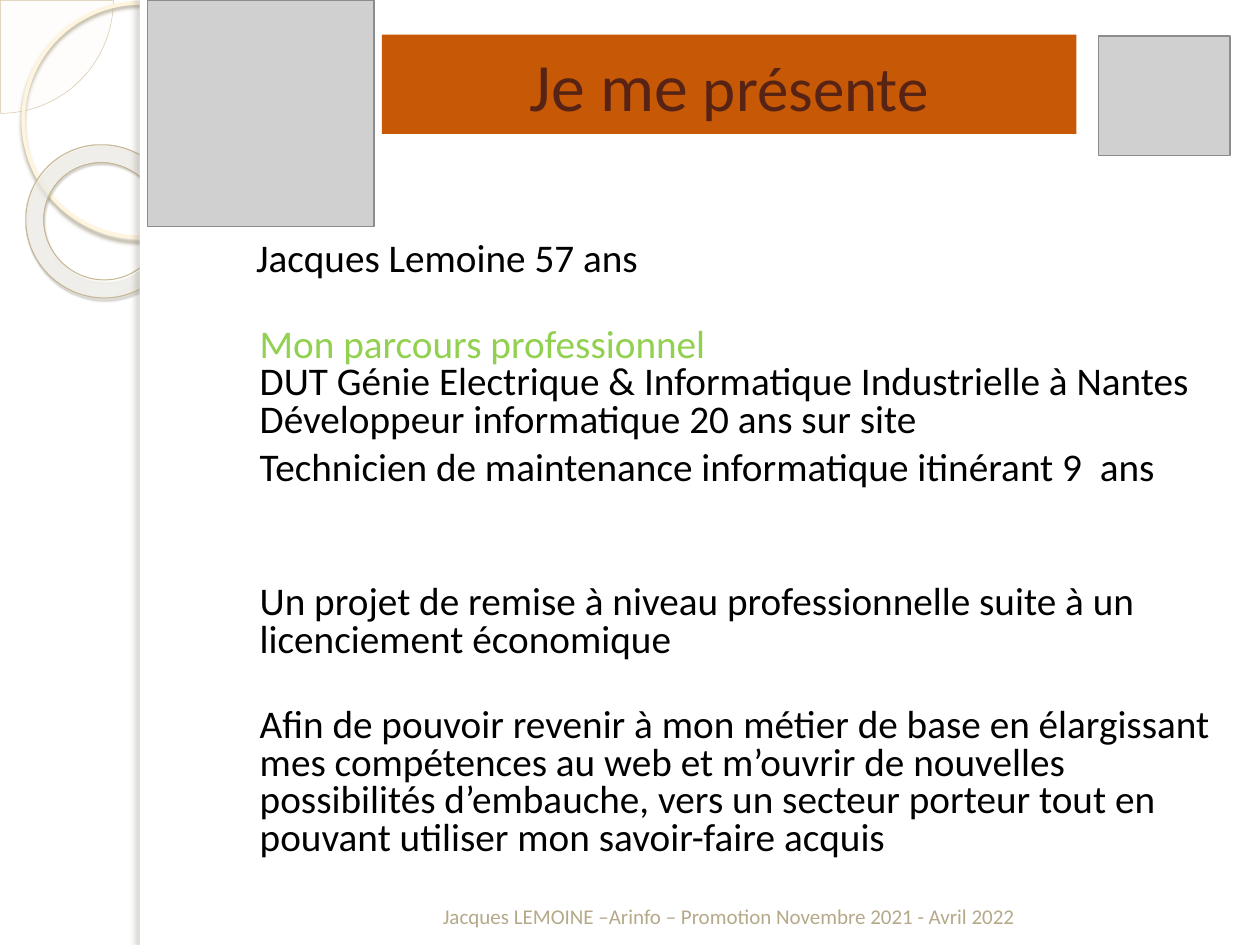
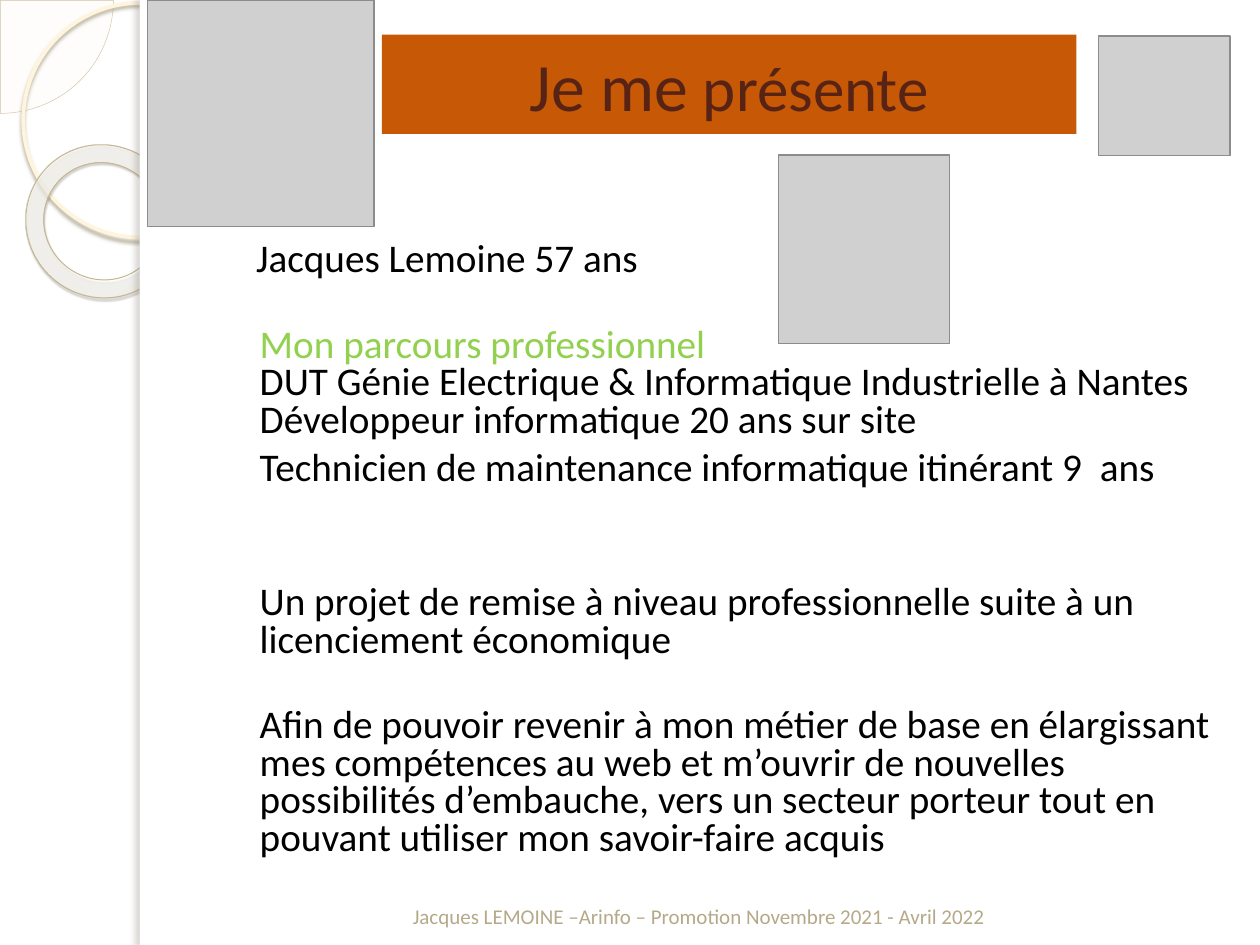
Before and after one commit to jacquesLemoine44/AssociationPaulGreen, a slide deck: slide 2 of DocumentationsProjet/Jacques.Lemoine-Présentation.pptx. Drawn at 1260x945 pixels with LibreOffice and Linux fonts; fonts in the diff are those of the drawing; grey boxes stand for pictures; background and template pictures are left out. Boxes give left, top, right and bottom in pixels: in the first picture for what was removed or moved away, otherwise in the second. Text is boxed around its words. In the diff, an @@ line names an element or a change of style, - is before the commit and + after.

```diff
--- a/DocumentationsProjet/Jacques.Lemoine-Présentation.pptx
+++ b/DocumentationsProjet/Jacques.Lemoine-Présentation.pptx
@@ picture added at (x1=779, y1=155, x2=949, y2=344) @@
@@ text "Jacques LEMOINE –Arinfo – Promotion ..." moved from (x1=443, y1=909, x2=1015, y2=928) to (x1=413, y1=909, x2=984, y2=928) @@
@@ text "Jacques LEMOINE –Arinfo – Promotion ..." at (x1=413, y1=909, x2=984, y2=928): alignment left to centre @@
```
Also in this commit, not shown: 10 other slides changed, 17 slides added, 30 other files.
